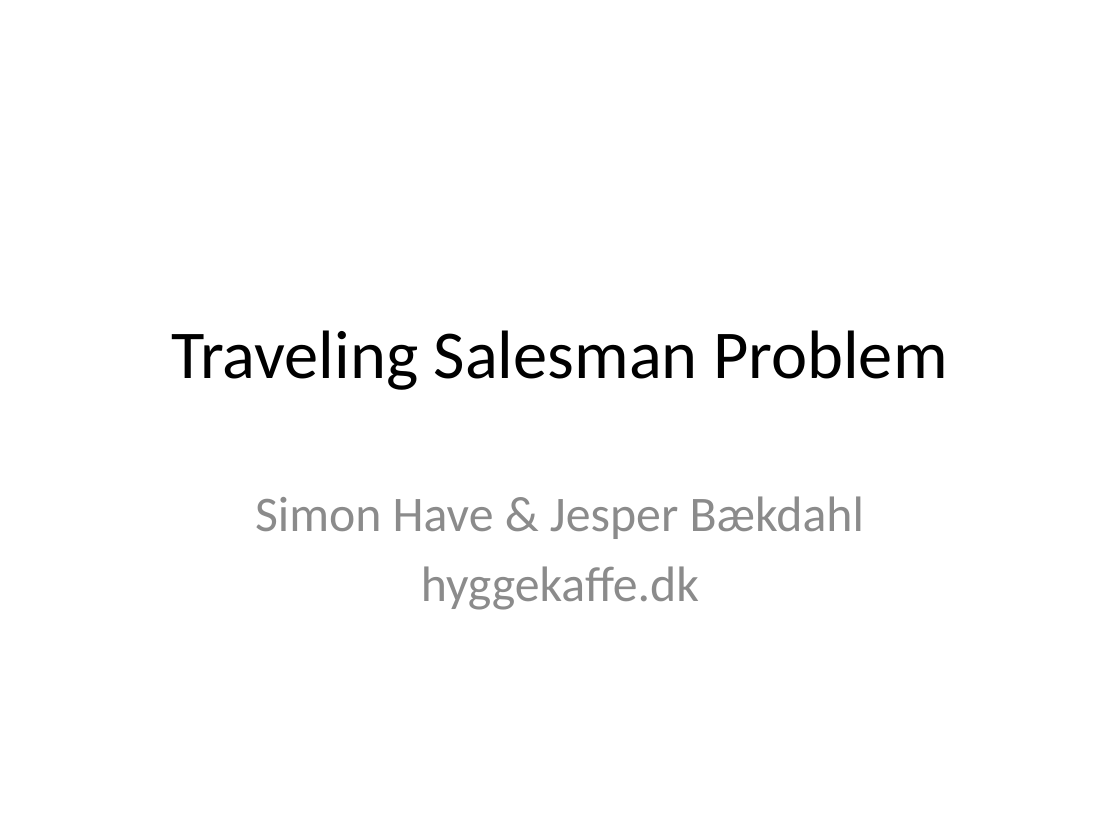
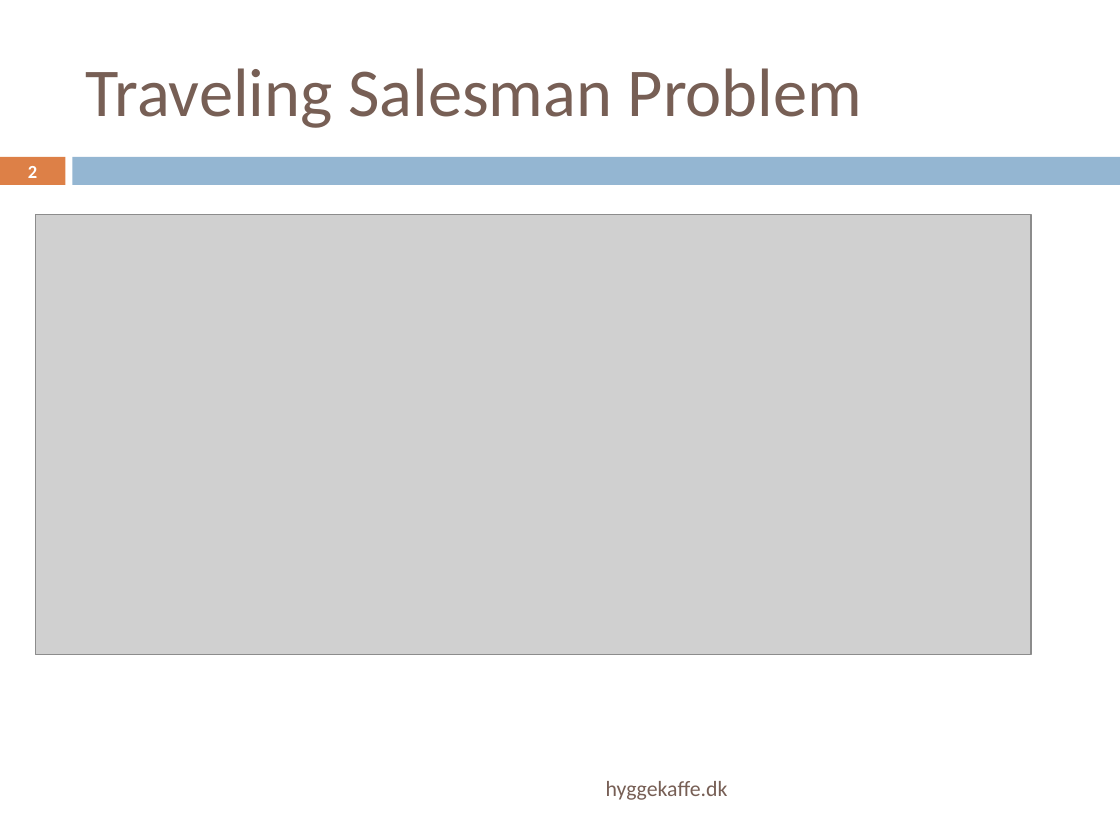
Before and after one commit to baekdahl/hyggekaffe, a slide deck: slide 2 of Graph Travel.pptx (slide 1 before the commit). Drawn at 1120x840 pixels with LibreOffice and Linux fonts; fonts in the diff are those of the drawing; grey boxes stand for pictures. Boxes give left, top, right and bottom in pixels: in the first picture for what was removed or moved away, otherwise in the second. Text is boxed around its words. In the diff, an @@ line names an element or a change of style, - is before the commit and + after.

```diff
--- a/Graph Travel.pptx
+++ b/Graph Travel.pptx
@@ title "Traveling Salesman Problem": place and size @@
-title "Traveling Salesman Problem" at bbox=[171, 330, 947, 390]
+title "Traveling Salesman Problem" at bbox=[86, 68, 862, 128]
@@ title "Traveling Salesman Problem" at bbox=[86, 68, 862, 128]: text colour #000000 to #775F55; alignment centre to left @@
@@ rectangle added at bbox=[0, 157, 65, 185], fill #DD8047 @@
@@ page number added at bbox=[28, 166, 37, 178], 11.9 pt, text #FFFFFF, bold @@
+2
@@ rectangle added at bbox=[73, 157, 1120, 185], fill #94B6D2 @@
@@ picture added at bbox=[36, 215, 1032, 655] @@
@@ subtitle removed at bbox=[255, 496, 864, 610] @@
-Simon Have & Jesper Bækdahl
-hyggekaffe.dk
@@ text added at bbox=[606, 781, 728, 800], 14 pt, text #775F55 @@
+hyggekaffe.dk
```
Also in this commit, not shown: 2 other slides changed, 4 slides added, 9 other files.
